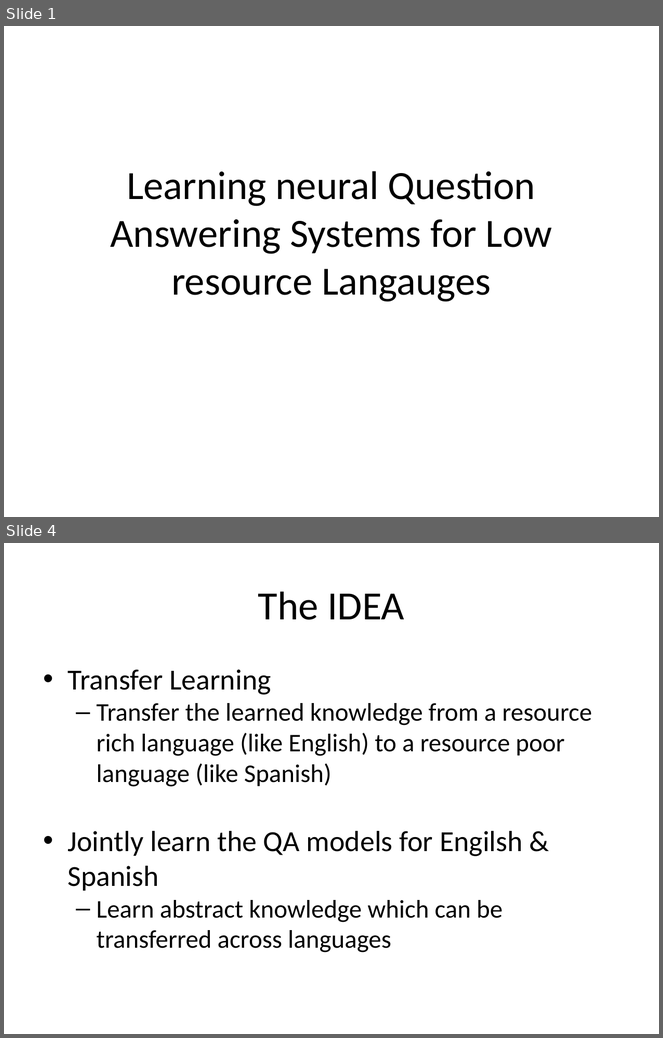
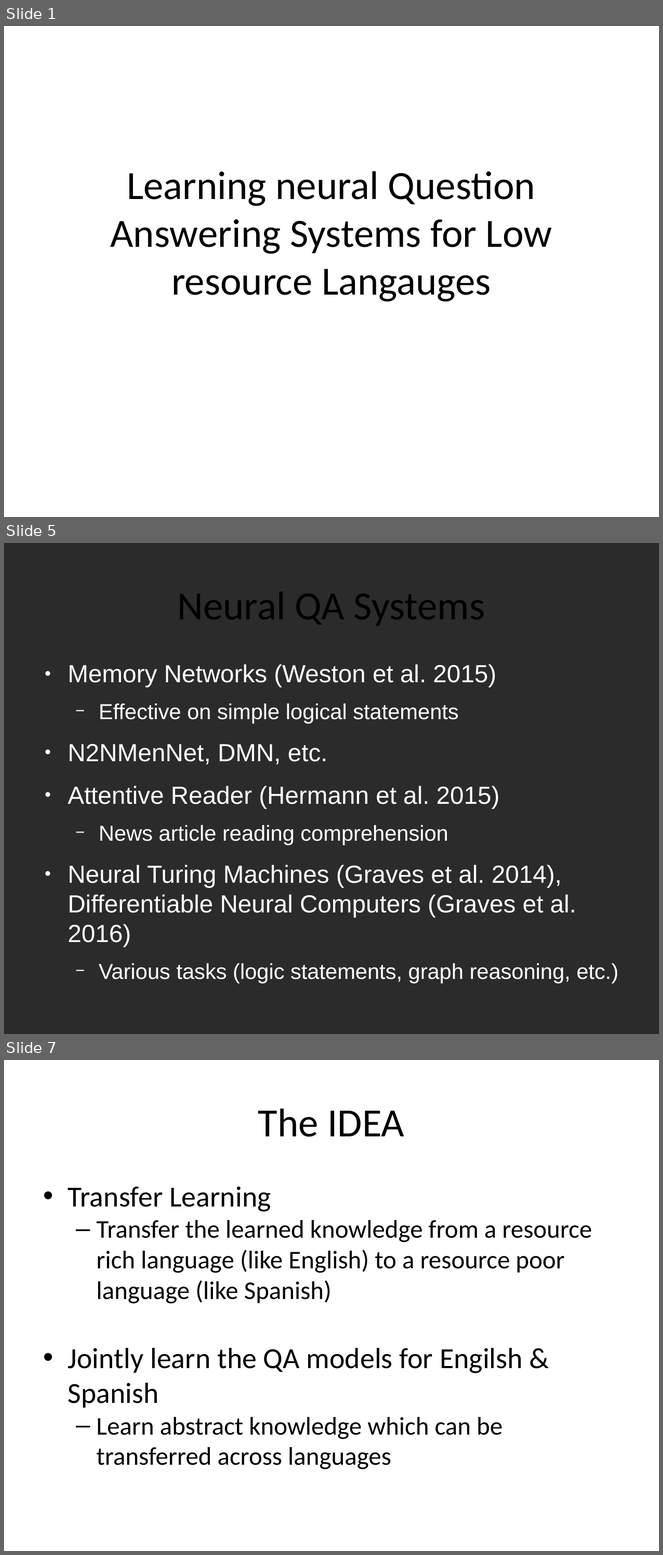
Before and after one commit to Mithrillion/BiQA, a slide deck: ideas/peter_final_seminar.odp. Shown one above the other, each under a label of ours: slides 1 and 4 before the commit, slides 1, 5 and 7 after it; the slides between them are not shown. The pictures are 663x1038 and 663x1555 pixels, drawn with LibreOffice and Linux fonts; fonts in the diff are those of the drawing; background and template pictures are left out; a plain dark background stands for a picture behind light text. Boxes give left, top, right and bottom in pixels: in the first picture for what was removed or moved away, otherwise in the second. Text is boxed around its words. In the diff, an @@ line names an element or a change of style, - is before the commit and + after.

```diff
--- a/ideas/peter_final_seminar.odp
+++ b/ideas/peter_final_seminar.odp
@@ slide 5 added at box(4, 543, 659, 1034), background picture (left out) @@
@@ text added at box(178, 592, 486, 626), 44 pt, text #000000 @@
+Neural QA Systems
@@ text added at box(68, 664, 619, 984), 27.2 pt, text #FFFFFF @@
+● Memory Networks (Weston et al. 2015)
+  − Effective on simple logical statements
+● N2NMenNet, DMN, etc.
+● Attentive Reader (Hermann et al. 2015)
+  − News article reading comprehension
+● Neural Turing Machines (Graves et al. 2014), Differentiable Neural Computers (Graves et al. 2016)
+  − Various tasks (logic statements, graph reasoning, etc.)
@@ what was slide 4 is now slide 7 @@
```
Also in this commit, not shown: 7 slides changed, 13 other slides added, 3 slides removed, 22 other files.
